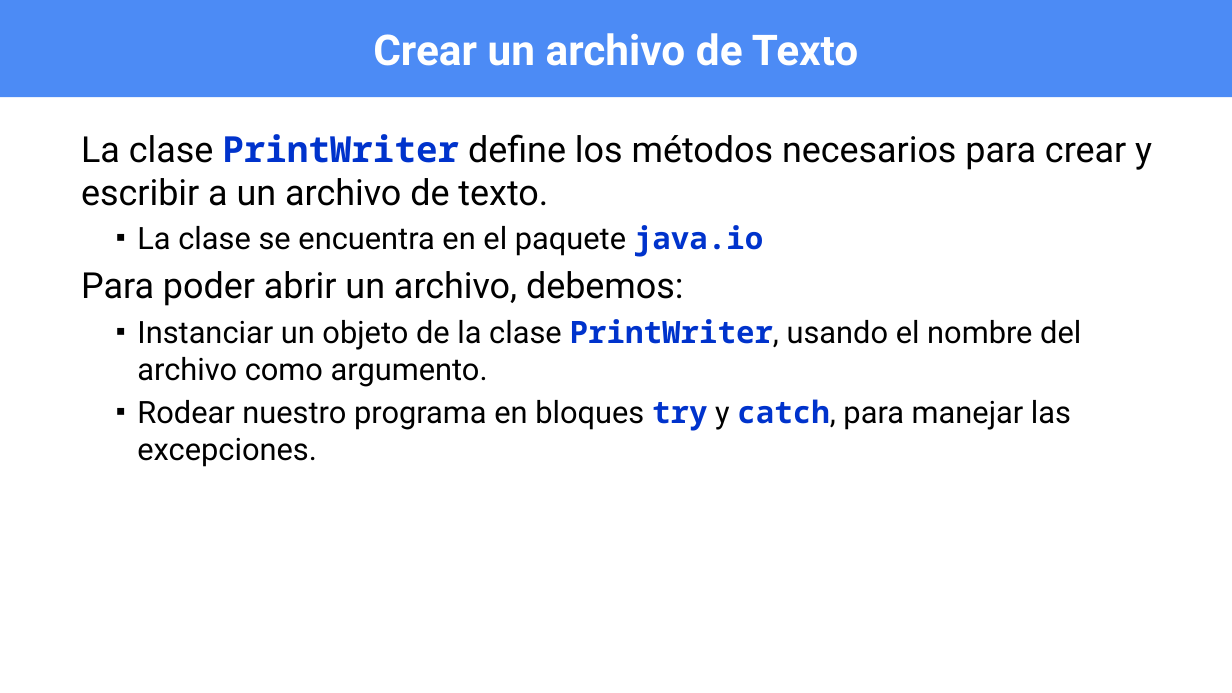
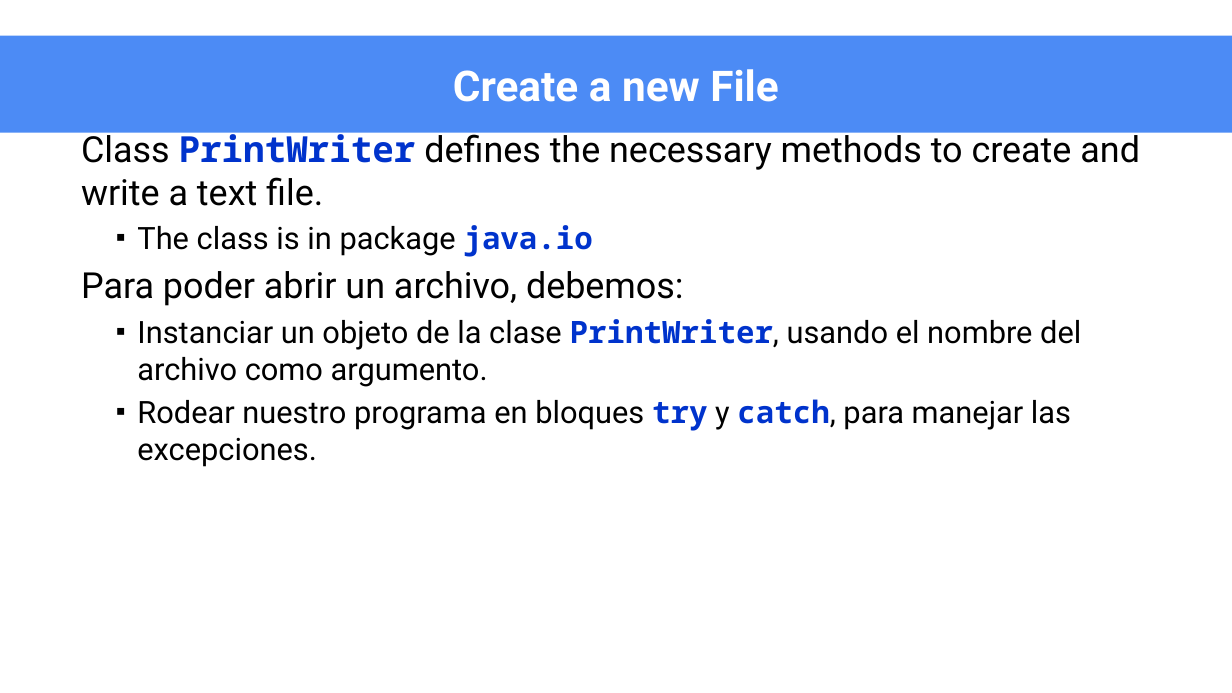
Before and after one commit to OMardil/CS2_2024_EN, a slide deck: slide 6 of M09_Files/01 Presentacion/M09_PPT_Working_with_Files.pptx (slide 17 before the commit). Drawn at 1232x693 pixels with LibreOffice and Linux fonts; fonts in the diff are those of the drawing. Boxes give left, top, right and bottom in pixels: in the first picture for what was removed or moved away, otherwise in the second. Text is boxed around its words. In the diff, an @@ line names an element or a change of style, - is before the commit and + after.

```diff
--- a/M09_Files/01 Presentacion/M09_PPT_Working_with_Files.pptx
+++ b/M09_Files/01 Presentacion/M09_PPT_Working_with_Files.pptx
@@ title "Create a new File": place and size @@
-title "Create a new File" at (0, 0, 1232, 97)
+title "Create a new File" at (0, 36, 1232, 133)
@@ title at (453, 69, 779, 102): text changed @@
-Crear un archivo de Texto
+Create a new File
@@ text at (81, 128, 1140, 257): text changed @@
-La clase PrintWriter define los métodos necesarios para crear y escribir a un archivo de texto.
-  ▪ La clase se encuentra en el paquete java.io
+Class PrintWriter defines the necessary methods to create and write a text file.
+  ▪ The class is in package java.io
```
Also in this commit, not shown: 2 other slides changed, 1 slide added, 22 slides removed, 16 other files.
